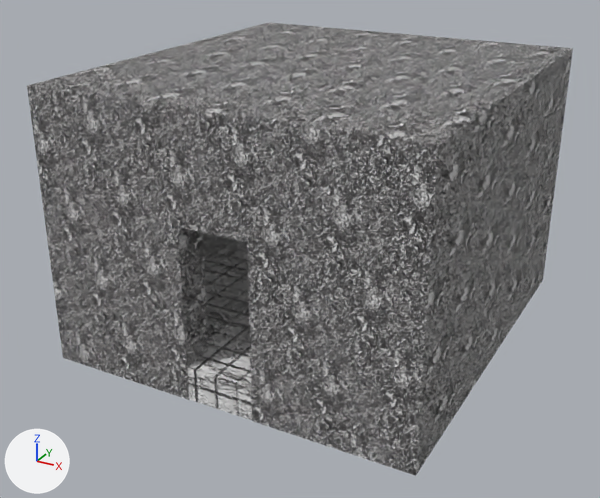
The glTF model kuca/kuca2/kuca.glb: old version first, new version second.
Rendered twice from a 50 mm lens placed at (24.3, -25.7, 20.3), pointed at (6.6, 6.5, 4.2). The lights are fixed; the arrows at lower left show +X, +Y and +Z. Objects named as collision shapes, trigger or cutter boxes, shadow casters or lower levels of detail are left out. Where no turn or scale is listed for an object, it has been applied to the vertices. Vertices at the same position are counted once.

Names of what the first picture shows: 'kuca'.
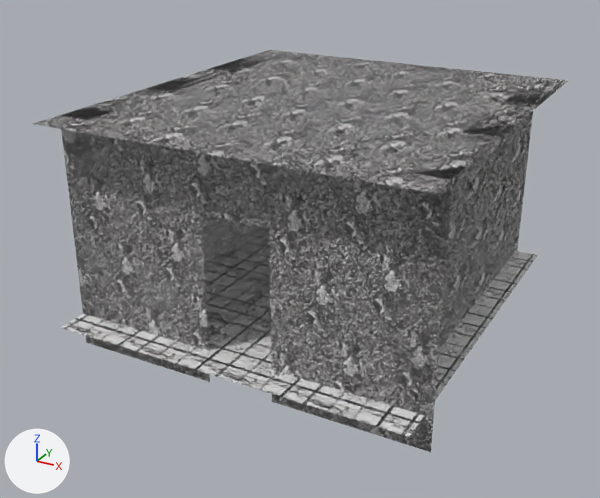
Commit message: kuca bez lica

Where the change shows, as pixel boxes [x1, y1, x2, y2] in the pictures (600 x 498 px):
'kuca', reshaped (11% shorter)
    before: [27, 22, 573, 476]
    after: [34, 50, 569, 452]
part 1 of me_entity0_brush7_001, deleted
    before: [27, 22, 573, 476]

Patch to the scene script:
```diff
--- a/kuca/kuca2/kuca.glb.py
+++ b/kuca/kuca2/kuca.glb.py
@@ me_entity0_brush7_001 @@
 # used by ob_kuca; location = (0.0, 0.0, 0.0)
-me_entity0_brush7_001.from_pydata(...)  # 48 vertices, 96 faces; spans x -1.6..16.0, y -1.6..17.6, z 0.0..12.8
+me_entity0_brush7_001.from_pydata(...)  # 30 vertices, 28 faces; spans x -1.6..16.0, y -1.6..17.6, z 0.0..11.2
+# me_entity0_brush7_001 part 1
+# 18 vertices are removed from x -1.6..16.0, y -1.6..17.6, z 0.0..12.8
+# 68 faces are deleted
 me_entity0_brush7_001.materials.append(mat_malter)
```
